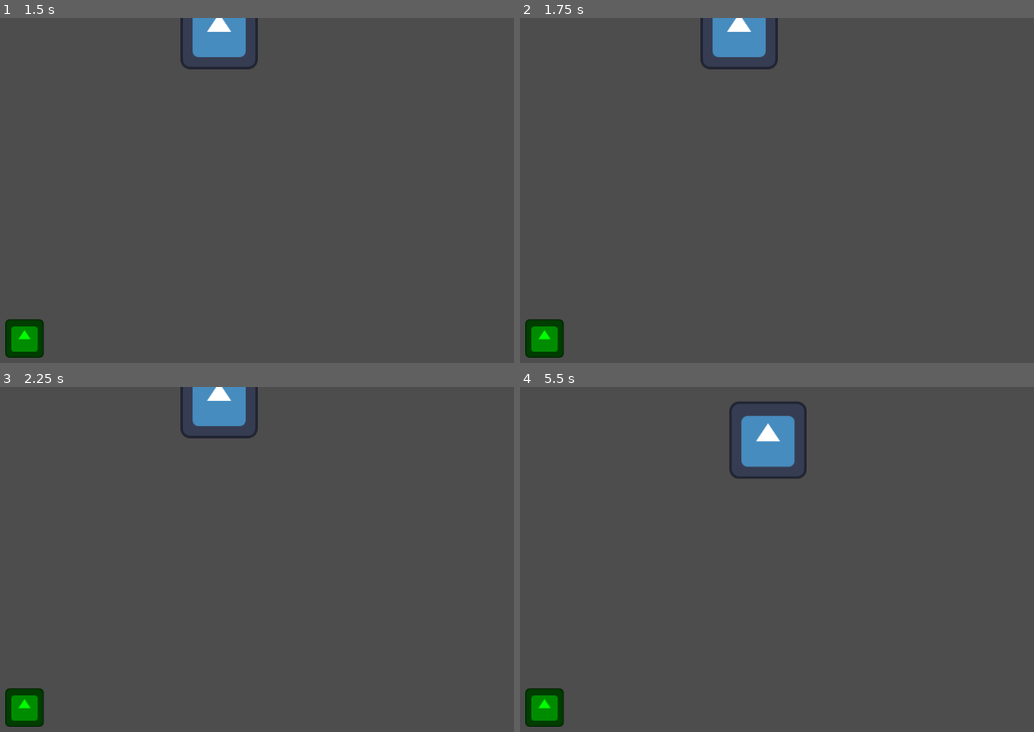
Above: before the commit, frames 1-4 (two rows, left to right).
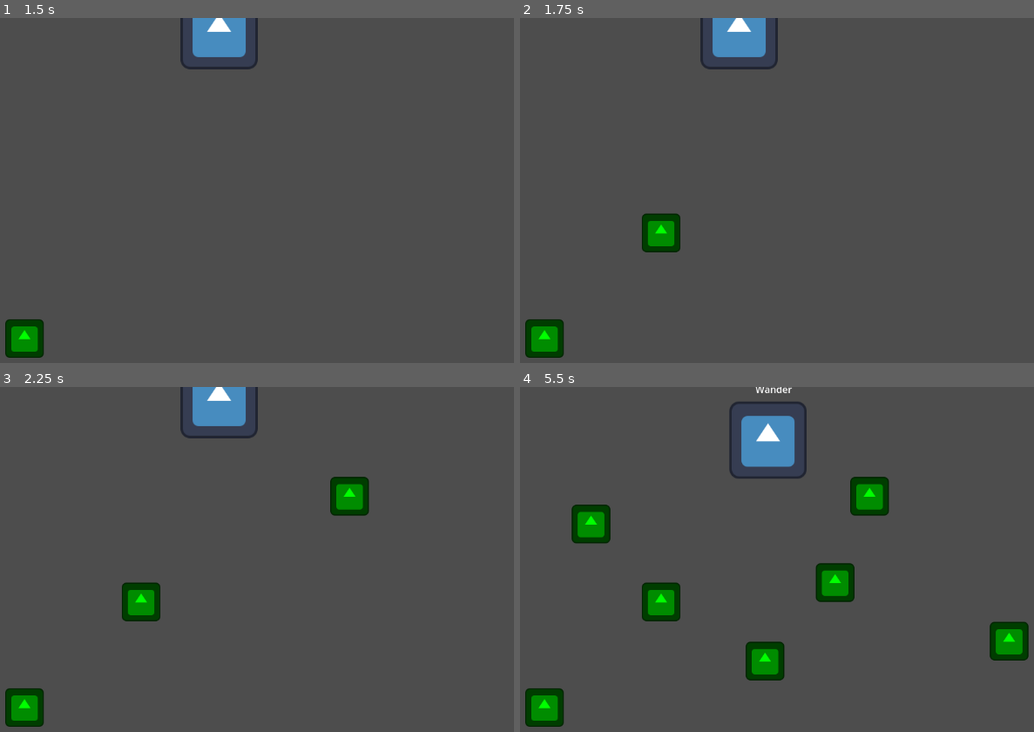
Above: after the commit, the same moments.

Repository: Nathan-Alex-Bremer/game-prototyping-project-3
Game: Godot game, scene res://Scenes/BaseScene.tscn
The game is run twice, just before and just after one commit, with the same random seed, the same clock (stepped at 60 frames per second) and the same inputs. The engine's default icon, where the game draws it, is replaced by a stand-in: a white triangle on a blue panel in a dark square.
Inputs (mouse positions are in pixels of both pictures, inside the frame that each line leads up to):
- Up to frame 1 (1.5 s): move the mouse to (431, 193) at 0.52 s; click (431, 193) at 0.6 s; move the mouse to (138, 231) at 1.27 s; tap P (capture_screen) at 1.35 s
- Up to frame 2 (1.75 s): click (658, 231) at 1.55 s
- Up to frame 3 (2.25 s): tap Enter at 2 s; move the mouse to (349, 497) at 2.02 s; click (349, 497) at 2.1 s
- Up to frame 4 (5.5 s): tap Space at 2.75 s; move the mouse to (766, 659) at 2.77 s; click (766, 659) at 2.85 s; tap Enter at 3.5 s; move the mouse to (1008, 642) at 3.52 s; tap P (capture_screen) at 3.6 s; click (1008, 642) at 3.8 s; move the mouse to (591, 525) at 4.27 s; click (591, 525) at 4.35 s; move the mouse to (833, 583) at 5.02 s; click (833, 583) at 5.1 s

Frame 1 is identical in both runs. In frame 2, 0.8% of the frame differs, in the area x 23-32%, y 56-68%; in frame 3, 1.7%; in frame 4, 5.2%, in the area x 10-99%, y 0-86%.

Commit message:
Updated various features.
- Implemented ability to place food.
- Improved food search mechanics.
- Added label to creature displaying state.
- Added tracker for number of states recorded.
- Fixed bugs.

Diff:
--- a/game-prototyping-project-3/Scenes/Creature.tscn
+++ b/game-prototyping-project-3/Scenes/Creature.tscn
@@ -8,6 +8,7 @@
 [ext_resource type="Script" uid="uid://fuhu8el6pc4m" path="res://Scripts/StateMachine/States/creature_state_move_to_food.gd" id="6_8gas3"]
 [ext_resource type="Script" uid="uid://c0x6bydsn86od" path="res://Scripts/StateMachine/States/creature_state_eat.gd" id="7_mdtnb"]
 [ext_resource type="Script" uid="uid://bxwwh47o0hcx6" path="res://Scripts/StateMachine/States/creature_state_rest.gd" id="8_wc6yb"]
+[ext_resource type="Script" uid="uid://cjmosv5l6rhy7" path="res://Scenes/blackboard.gd" id="9_kyo3b"]
 
 [sub_resource type="RectangleShape2D" id="RectangleShape2D_s16ri"]
 size = Vector2(128, 128)
@@ -29,6 +30,7 @@
 shape = SubResource("RectangleShape2D_s16ri")
 
 [node name="DetectRadius" type="Area2D" parent="."]
+unique_name_in_owner = true
 visible = false
 
 [node name="CollisionShape2D" type="CollisionShape2D" parent="DetectRadius"]
@@ -45,27 +47,48 @@
 initial_state = NodePath("CreatureStateWander")
 metadata/_custom_type_script = "uid://bbs64dssq5ibp"
 
-[node name="CreatureStateWander" type="Node" parent="StateMachine" node_paths=PackedStringArray("owning_creature")]
+[node name="CreatureStateWander" type="Node" parent="StateMachine" node_paths=PackedStringArray("owning_creature", "blackboard")]
 script = ExtResource("4_fr2yh")
 owning_creature = NodePath("../..")
+simple_name = &"Wander"
+blackboard = NodePath("../Blackboard")
 metadata/_custom_type_script = "uid://deu0kk7rby7h2"
 
-[node name="CreatureStateIdle" type="Node" parent="StateMachine" node_paths=PackedStringArray("owning_creature")]
+[node name="CreatureStateIdle" type="Node" parent="StateMachine" node_paths=PackedStringArray("owning_creature", "blackboard")]
 script = ExtResource("4_xbil5")
 owning_creature = NodePath("../..")
+simple_name = &"Idle"
+blackboard = NodePath("../Blackboard")
 metadata/_custom_type_script = "uid://b1w0u138gkt5u"
 
-[node name="CreatureStateMoveToFood" type="Node" parent="StateMachine" node_paths=PackedStringArray("owning_creature")]
+[node name="CreatureStateMoveToFood" type="Node" parent="StateMachine" node_paths=PackedStringArray("owning_creature", "blackboard")]
 script = ExtResource("6_8gas3")
 owning_creature = NodePath("../..")
+simple_name = &"Move To Food"
+blackboard = NodePath("../Blackboard")
 metadata/_custom_type_script = "uid://fuhu8el6pc4m"
 
-[node name="CreatureStateEat" type="Node" parent="StateMachine" node_paths=PackedStringArray("owning_creature")]
+[node name="CreatureStateEat" type="Node" parent="StateMachine" node_paths=PackedStringArray("owning_creature", "blackboard")]
 script = ExtResource("7_mdtnb")
 owning_creature = NodePath("../..")
+simple_name = &"Eat"
+blackboard = NodePath("../Blackboard")
 metadata/_custom_type_script = "uid://c0x6bydsn86od"
 
-[node name="CreatureStateRest" type="Node" parent="StateMachine" node_paths=PackedStringArray("owning_creature")]
+[node name="CreatureStateRest" type="Node" parent="StateMachine" node_paths=PackedStringArray("owning_creature", "blackboard")]
 script = ExtResource("8_wc6yb")
 owning_creature = NodePath("../..")
+simple_name = &"Rest"
+blackboard = NodePath("../Blackboard")
 metadata/_custom_type_script = "uid://bxwwh47o0hcx6"
+
+[node name="Blackboard" type="Node" parent="StateMachine"]
+script = ExtResource("9_kyo3b")
+
+[node name="Label" type="Label" parent="."]
+offset_left = -21.0
+offset_top = -96.0
+offset_right = 19.0
+offset_bottom = -73.0
+text = "Test"
+horizontal_alignment = 1
--- /dev/null
+++ b/game-prototyping-project-3/Scenes/blackboard.gd
@@ -0,0 +1,9 @@
+extends Node
+class_name Blackboard
+
+# Impromptu blackboad to hold information between states
+# For the record: this is handled super awkwardly!
+# Really it could/should just be a Resource
+
+# Targeting (food/creature)
+var current_target: Node2D
--- a/game-prototyping-project-3/Scripts/StateMachine/States/creature_state_eat.gd
+++ b/game-prototyping-project-3/Scripts/StateMachine/States/creature_state_eat.gd
@@ -2,6 +2,11 @@
 class_name CreatureStateEat
 
 @export var owning_creature: Creature
+
+var wait_time: float
+
+func randomize_wait():
+	wait_time = randf_range(1, 3)
 
 func enter():
 	var found_areas = %EatRadius.get_overlapping_areas()
@@ -9,5 +14,25 @@
 	for area in found_areas:
 		if area.is_in_group("food"):
 			area.consume(owning_creature)
-			Transitioned.emit(self, "creaturestateidle")
+			blackboard.current_target = null
+			randomize_wait()
 			break
+
+# The reason this is here instead of just immediately transitioning to idle is:
+# 1. to allow the player to capture a creature in the Eating state
+# 2. to make sure creatures stop to eat even if they still want more food
+func update(_delta):
+	# Expend resources
+	owning_creature.change_food(_delta * -1)
+	owning_creature.change_feisty(_delta * 0.48)
+	owning_creature.change_tired(_delta * 0.21)
+
+
+
+	if wait_time <= 0:
+		print("Waited!")
+		Transitioned.emit(self, "creaturestatewander")
+		return
+		# randomize_wait()
+
+	wait_time -= _delta
--- a/game-prototyping-project-3/Scripts/StateMachine/States/creature_state_idle.gd
+++ b/game-prototyping-project-3/Scripts/StateMachine/States/creature_state_idle.gd
@@ -15,7 +15,7 @@
 	# Expend resources
 	owning_creature.change_food(_delta * -1)
 	owning_creature.change_feisty(_delta * 0.48)
-	owning_creature.change_tired(_delta * 0.22)
+	owning_creature.change_tired(_delta * 0.21)
 
 
 
@@ -26,8 +26,8 @@
 		# randomize_wait()
 
 	if owning_creature.hunger <= 25:
-		print("Hungry!")
-		Transitioned.emit(self, "creaturestatemovetofood")
+		print("Hungry, wandering!")
+		Transitioned.emit(self, "creaturestatewander")
 		return
 
 	if owning_creature.tired >= 75:
--- a/game-prototyping-project-3/Scripts/StateMachine/States/creature_state_move_to_food.gd
+++ b/game-prototyping-project-3/Scripts/StateMachine/States/creature_state_move_to_food.gd
@@ -5,13 +5,19 @@
 var target: Area2D
 
 func enter():
-	target = get_tree().get_first_node_in_group("food")
+	if not blackboard:
+		return
+
+	if not blackboard.current_target:
+		return
+
+	target = blackboard.current_target
 
 func update(_delta):
 	# Expend resources
 	owning_creature.change_food(_delta * -1)
 	owning_creature.change_feisty(_delta * 0.48)
-	owning_creature.change_tired(_delta * 0.22)
+	owning_creature.change_tired(_delta * 0.21)
 
 func physics_update(_delta):
 	if target:
--- a/game-prototyping-project-3/Scripts/StateMachine/States/creature_state_rest.gd
+++ b/game-prototyping-project-3/Scripts/StateMachine/States/creature_state_rest.gd
@@ -7,7 +7,7 @@
 	# Change resources
 	owning_creature.change_food(_delta * -0.5)
 	owning_creature.change_feisty(_delta * 0.24)
-	owning_creature.change_tired(_delta * 5)
+	owning_creature.change_tired(_delta * -5)
 
 	# Transitions
 	if owning_creature.hunger <= 25:
@@ -15,7 +15,7 @@
 		Transitioned.emit(self, "creaturestatemovetofood")
 		return
 
-	if owning_creature.tired >= 75:
+	if owning_creature.tired <= 25:
 		Transitioned.emit(self, "creaturestatewander")
 		return
 
--- a/game-prototyping-project-3/Scripts/StateMachine/States/creature_state_wander.gd
+++ b/game-prototyping-project-3/Scripts/StateMachine/States/creature_state_wander.gd
@@ -18,22 +18,39 @@
 	# Expend resources
 	owning_creature.change_food(_delta * -1)
 	owning_creature.change_feisty(_delta * 0.48)
-	owning_creature.change_tired(_delta * 0.22)
+	owning_creature.change_tired(_delta * 0.21)
 
 	# Transitions
 	# Handled SUPER awkwardly because I'm on a fat time crunch and don't have time
 	# To figure out how to set up a flywheel
-	# And my attempt to use object-oriented stuff led to a recursive mess
+	# And my attempt to use object-oriented stuff led to recursion I couldn't easily sort out
+
+
+
 	if wander_time <= 0:
 		# Transition
-		Transitioned.emit(self, "creaturestateidle")
-		return
-		# randomize_wander()
+		if owning_creature.hunger >= 25:
+			Transitioned.emit(self, "creaturestateidle")
+			return
 
+		# If hungry, don't stop looking
+		randomize_wander()
+
+	# If hungry, constantly check for nearby food
 	if owning_creature.hunger <= 25:
-		print("Hungry!")
-		Transitioned.emit(self, "creaturestatemovetofood")
-		return
+		var nearby_entities = %DetectRadius.get_overlapping_areas()
+
+		for entity in nearby_entities:
+			if entity.is_in_group("food"):
+				print("Hungry!")
+
+				# Update blackboard reference to current target
+				if blackboard:
+					blackboard.current_target = entity
+
+				Transitioned.emit(self, "creaturestatemovetofood")
+				return
+
 
 	if owning_creature.tired >= 75:
 		print("Tired!")
--- a/game-prototyping-project-3/Scripts/StateMachine/state.gd
+++ b/game-prototyping-project-3/Scripts/StateMachine/state.gd
@@ -1,5 +1,8 @@
 extends Node
 class_name State
+
+@export var simple_name: StringName = ""
+@export var blackboard: Blackboard
 
 # Signals
 signal Transitioned
--- a/game-prototyping-project-3/Scripts/StateMachine/state_machine.gd
+++ b/game-prototyping-project-3/Scripts/StateMachine/state_machine.gd
@@ -4,6 +4,9 @@
 @export var initial_state: State
 var current_state: State
 var states: Dictionary = {}
+
+# Signals
+signal state_changed(new_state: State)
 
 # Called when the node enters the scene tree for the first time.
 func _ready() -> void:
@@ -47,3 +50,5 @@
 
 	# Call enter function
 	new_state.enter()
+
+	state_changed.emit(new_state)
--- a/game-prototyping-project-3/Scripts/base_scene.gd
+++ b/game-prototyping-project-3/Scripts/base_scene.gd
@@ -15,6 +15,7 @@
 	# Instantiate a player observer
 	var new_player = GameState.player_scene.instantiate()
 	new_player.connect("CapturedState", on_capture_state)
+	new_player.connect("ClickedFood", on_clicked_food)
 	add_child(new_player)
 
 	# Instantiate a creature
@@ -47,4 +48,15 @@
 		if known_state == state and GameState.found_states[state] == false:
 			GameState.found_states[state] = true
 			print("Found State: " + state)
+			GameState.num_found_states += 1
 			return
+
+func on_clicked_food(food_position: Vector2) -> void:
+	if GameState.num_found_states < 1:
+		print("Not enough research done!")
+		return
+
+	# Instantiate food object
+	var new_food = GameState.food_scene.instantiate()
+	new_food.position = food_position
+	add_child(new_food)
--- a/game-prototyping-project-3/Scripts/creature.gd
+++ b/game-prototyping-project-3/Scripts/creature.gd
@@ -17,6 +17,8 @@
 func _ready() -> void:
 	detect_radius = $DetectRadius
 	eat_radius = $EatRadius
+
+	$StateMachine.connect("state_changed", on_state_changed)
 	pass # Replace with function body.
 
 
@@ -41,3 +43,8 @@
 
 func change_tired(amount: float) -> void:
 	tired += amount
+
+
+func on_state_changed(new_state: State) -> void:
+	# Update label to display "simple name" of new state
+	$Label.text = new_state.simple_name
--- a/game-prototyping-project-3/Scripts/food.gd
+++ b/game-prototyping-project-3/Scripts/food.gd
@@ -1,6 +1,6 @@
 extends Area2D
 
-var hunger_restored: float = 25
+var hunger_restored: float = 50
 var active: bool = true
 # Called when the node enters the scene tree for the first time.
 func _ready() -> void:
--- a/game-prototyping-project-3/Scripts/game_state.gd
+++ b/game-prototyping-project-3/Scripts/game_state.gd
@@ -1,13 +1,16 @@
 extends Node2D
 
+# Creatures
 var num_creatures: int = 0
 @export var max_creatures: int = 10
 @export var creature_scene: PackedScene
 
+# Food
 var num_food: int = 0
 @export var max_food: int = 10
 @export var food_scene: PackedScene
 
+# Player
 @export var player_scene: PackedScene
 
 var screen_size: Vector2
@@ -20,8 +23,9 @@
 	#REST
 #}
 
+# States
 var found_states = {}
-
+var num_found_states: int = 0
 
 
 
--- a/game-prototyping-project-3/Scripts/player_observer.gd
+++ b/game-prototyping-project-3/Scripts/player_observer.gd
@@ -16,6 +16,10 @@
 		print("Capture screen!")
 		capture_creature_states()
 
+	if Input.is_action_just_pressed("use_action"):
+		print("Use action!")
+		ClickedFood.emit(get_viewport().get_mouse_position())
+
 func capture_creature_states() -> void:
 	var creatures = get_tree().get_nodes_in_group("creature")
 
Not shown: 1 places in game-prototyping-project-3/Scenes/Creature.tscn that only renumber resources
Not shown, added: game-prototyping-project-3/Scenes/blackboard.gd.uid
